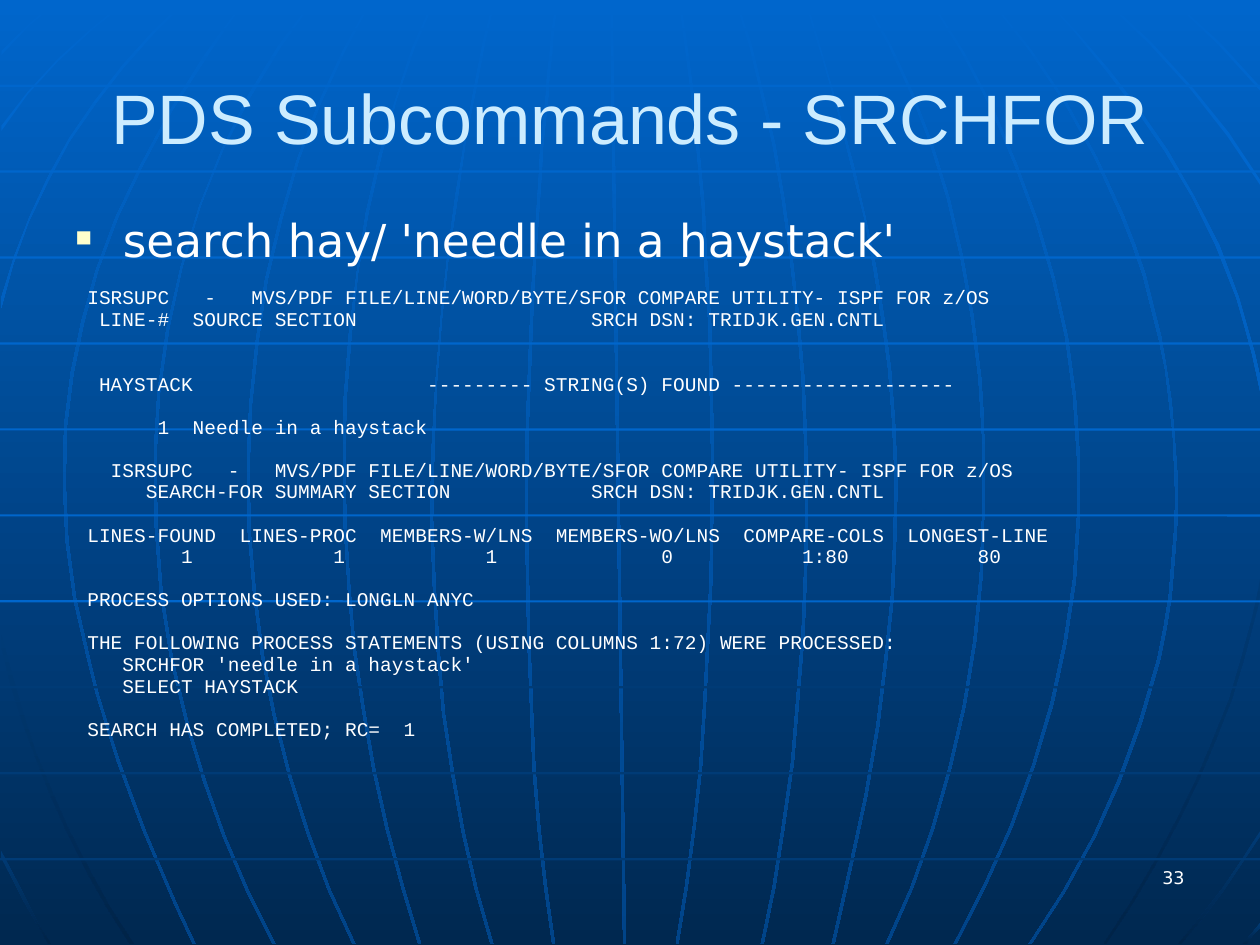
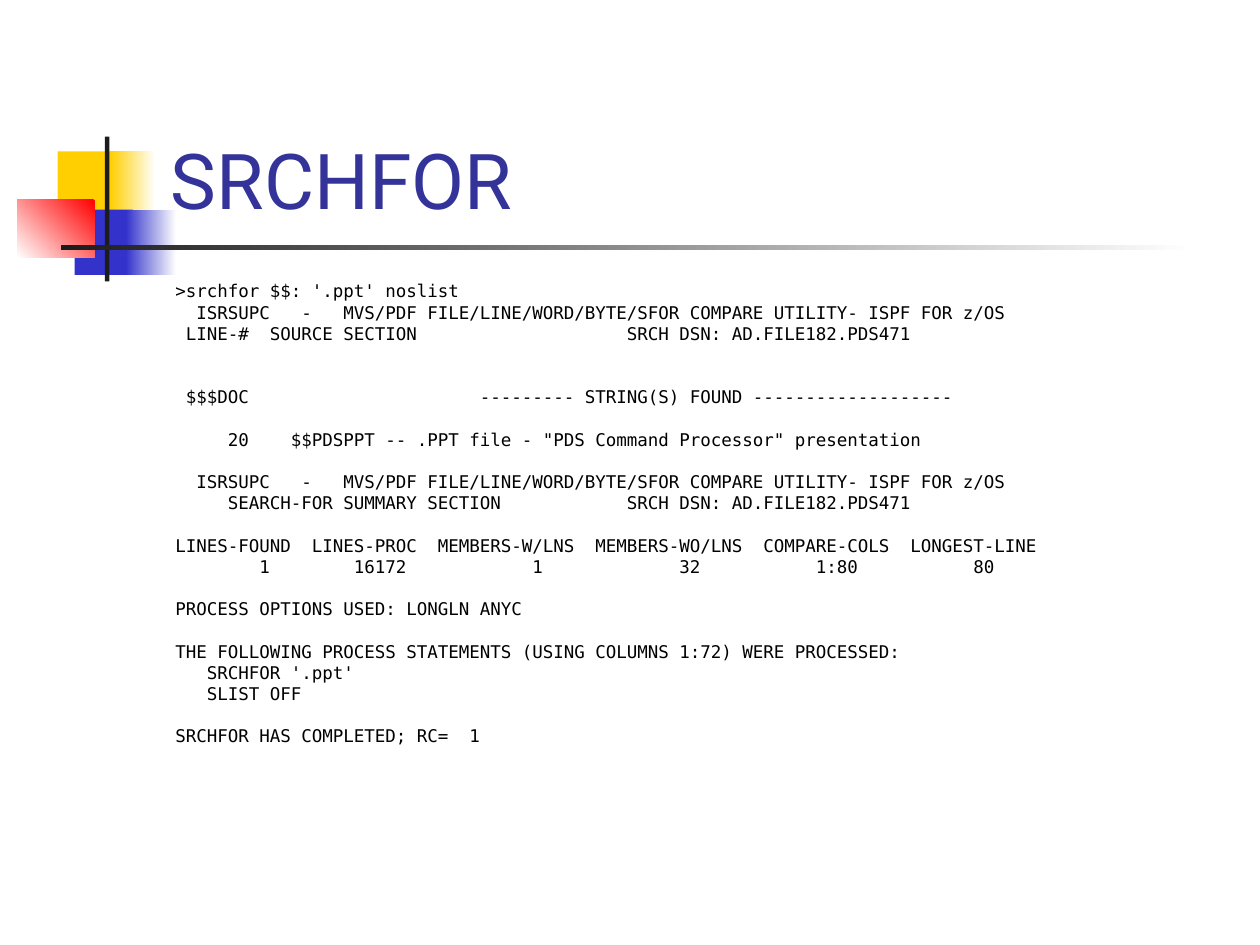
Before and after one commit to lbdyck/CBTTape-File182, a slide deck: slide 36 of PDS Command.ppt (slide 33 before the commit). Drawn at 1260x945 pixels with LibreOffice and Linux fonts; fonts in the diff are those of the drawing. Boxes give left, top, right and bottom in pixels: in the first picture for what was removed or moved away, otherwise in the second. Text is boxed around its words. In the diff, an @@ line names an element or a change of style, - is before the commit and + after.

```diff
--- a/PDS Command.ppt
+++ b/PDS Command.ppt
@@ background gradient #0066CC to #002850 to #FFFFFF @@
@@ title "SRCHFOR" at box(171, 153, 512, 210): vertical alignment middle to bottom @@
@@ rectangle added at box(105, 136, 108, 281), fill #1C1C1C @@
@@ rectangle added at box(58, 151, 118, 217), fill #FFCF01 @@
@@ rectangle added at box(111, 151, 156, 217), fill gradient #FFFFFF to #FFCF01 @@
@@ title at box(171, 153, 512, 210): text changed; size 40 to 44 pt; font Arial to Roboto; text colour #CCECFF to #333399 @@
-PDS Subcommands - SRCHFOR
+SRCHFOR
@@ rectangle added at box(18, 199, 94, 257), fill gradient #FF0000 to #FFFFFF @@
@@ rectangle added at box(74, 209, 132, 275), fill #3333CC @@
@@ rectangle added at box(126, 209, 176, 275), fill gradient #FFFFFF to #3333CC @@
@@ rectangle added at box(60, 246, 1194, 249), fill gradient #FFFFFF to #1C1C1C @@
@@ text ">srchfor $$: '.ppt' noslist": place and size @@
-text ">srchfor $$: '.ppt' noslist" at box(87, 222, 1048, 742)
+text ">srchfor $$: '.ppt' noslist" at box(175, 284, 1005, 745)
@@ text at box(175, 284, 459, 301): text changed; size 25.9 to 10 pt; font DejaVu Sans to DejaVu Sans Mono; text colour #FFFFFF to #000000 @@
-■ search hay/ 'needle in a haystack'
+>srchfor $$: '.ppt' noslist
@@ text at box(175, 306, 1005, 661): size 11.1 to 10 pt, font Courier New to DejaVu Sans Mono, text colour #FFFFFF to #000000 in "ISRSUPC - MVS/PDF FILE/LINE/WORD/BYTE/SFOR COMPARE UTILITY-  ...", "ISRSUPC - MVS/PDF FILE/LINE/WORD/BYTE/SFOR COMPARE UTILITY-  ...", "LINES-FOUND LINES-PROC MEMBERS-W/LNS MEMBERS-WO/LNS COMPARE- ...", "PROCESS OPTIONS USED: LONGLN ANYC" and 1 more places; line spacing 0.7 to 0.8 @@
@@ text at box(186, 327, 921, 450): text changed; size 11.1 to 10 pt; font Courier New to DejaVu Sans Mono; text colour #FFFFFF to #000000 @@
-LINE-# SOURCE SECTION SRCH DSN: TRIDJK.GEN.CNTL
-HAYSTACK --------- STRING(S) FOUND -------------------
-1 Needle in a haystack
+LINE-# SOURCE SECTION SRCH DSN: AD.FILE182.PDS471
+$$$DOC --------- STRING(S) FOUND -------------------
+20 $$PDSPPT -- .PPT file - "PDS Command Processor" presentation
@@ text at box(228, 496, 911, 510): text changed; size 11.1 to 10 pt; font Courier New to DejaVu Sans Mono; text colour #FFFFFF to #000000 @@
-SEARCH-FOR SUMMARY SECTION SRCH DSN: TRIDJK.GEN.CNTL
+SEARCH-FOR SUMMARY SECTION SRCH DSN: AD.FILE182.PDS471
@@ text at box(816, 560, 858, 574): text changed; size 11.1 to 10 pt; font Courier New to DejaVu Sans Mono; text colour #FFFFFF to #000000 @@
-1 1 1 0 1:80 80
+1 16172 1 32 1:80 80
@@ text at box(175, 666, 480, 745): text changed; size 11.1 to 10 pt; font Courier New to DejaVu Sans Mono; text colour #FFFFFF to #000000 @@
-SRCHFOR 'needle in a haystack'
-SELECT HAYSTACK
-SEARCH HAS COMPLETED; RC= 1
+SRCHFOR '.ppt'
+SLIST OFF
+SRCHFOR HAS COMPLETED; RC= 1
@@ group removed at box(0, 0, 1260, 945): 24 freeform shapes, 10 lines @@
@@ page number removed at box(1162, 871, 1184, 885) @@
-33
```
Also in this commit, not shown: 2 other slides changed, 91 slides added, 33 slides removed, 3 other files.
